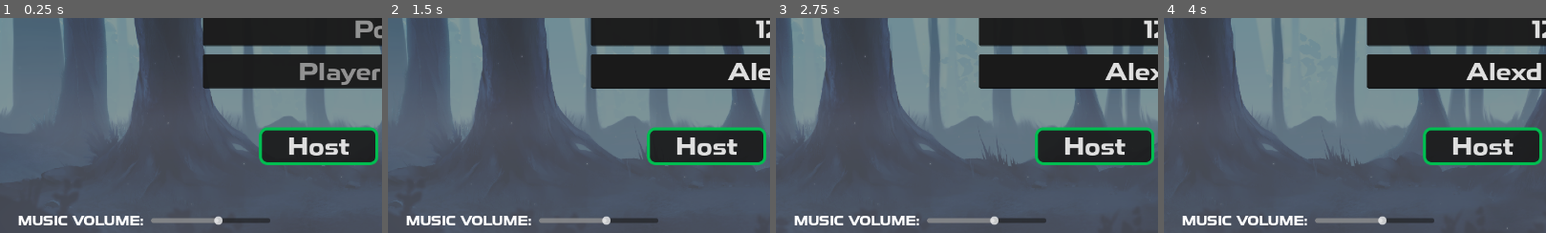
Above: before the commit, frames 1-4 (left to right).
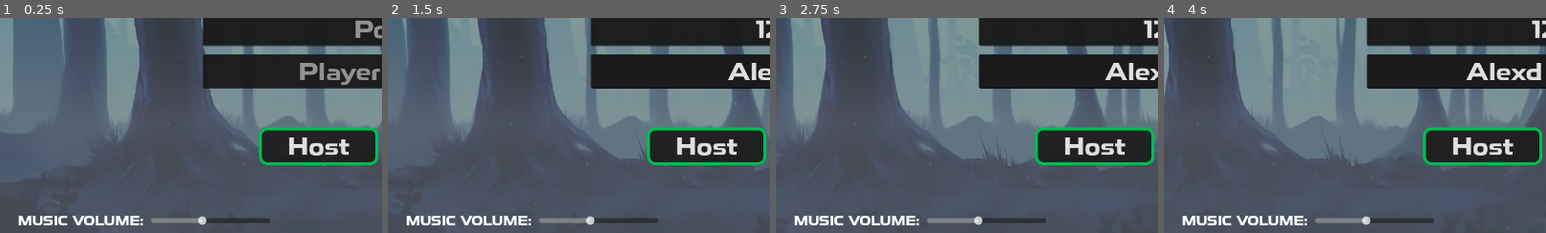
Above: after the commit, the same moments.

Repository: Lertos/last-feller-alive
Game: Godot game, scene res://scripts/multiplayer_controller.tscn
Same seed, same stepped clock (60 frames per second), same inputs: the game is played once before the commit and once after it.
Inputs (mouse positions are % of the whole screen's width and height, from its top left):
- Up to frame 1 (0.25 s): no input
- Up to frame 2 (1.5 s): click (50, 36) at 0.52 s; type "12" at 0.6 s; click (50, 45) at 0.75 s; type "12" at 0.83 s; click (50, 55) at 0.98 s; type "Alex" at 1.07 s; hold D (right) from 1.28 s (still down); tap Space (dash) at 1.35 s
- Up to frame 3 (2.75 s): release D (right) at 2.03 s; hold S (down) from 2.03 s (still down); tap Space (dash) at 2.1 s
- Up to frame 4 (4 s): release S (down) at 2.78 s; hold D (right) 2.78-3.53 s; tap Space (dash) at 2.85, 3.6 s; hold W (up) from 3.53 s (still down)
The pictures show only the part of the screen within x 0-50%, y 43-93%; the shares and areas given below are measured in that part.

The runs differ from the first frame. In frame 1, 0.2% of the frame differs, in the area x 51-59%, y 92-97%; in frame 2, 0.2%; in frame 3, 0.2%; in frame 4, 0.2%.

Commit message:
Fixing defaults for music

Diff:
--- a/scripts/multiplayer_controller.tscn
+++ b/scripts/multiplayer_controller.tscn
@@ -331,7 +331,7 @@
 min_value = -60.0
 max_value = 10.0
 step = 0.1
-value = -20.0
+value = -30.0
 
 [node name="PopupHelper" type="ColorRect" parent="."]
 visible = false
@@ -371,18 +371,18 @@
 
 [node name="AudioMusicLobby" type="AudioStreamPlayer" parent="."]
 stream = ExtResource("3_aumok")
-volume_db = -80.0
+volume_db = -30.0
 max_polyphony = 6
 
 [node name="AudioMusicTitle" type="AudioStreamPlayer" parent="."]
 stream = ExtResource("4_rtths")
-volume_db = -20.0
+volume_db = -30.0
 autoplay = true
 max_polyphony = 6
 
 [node name="AudioMusicArena" type="AudioStreamPlayer" parent="."]
 stream = ExtResource("5_73xro")
-volume_db = -20.0
+volume_db = -30.0
 max_polyphony = 6
 
 [connection signal="visibility_changed" from="AcceptDialog" to="." method="_on_accept_dialog_visibility_changed"]
